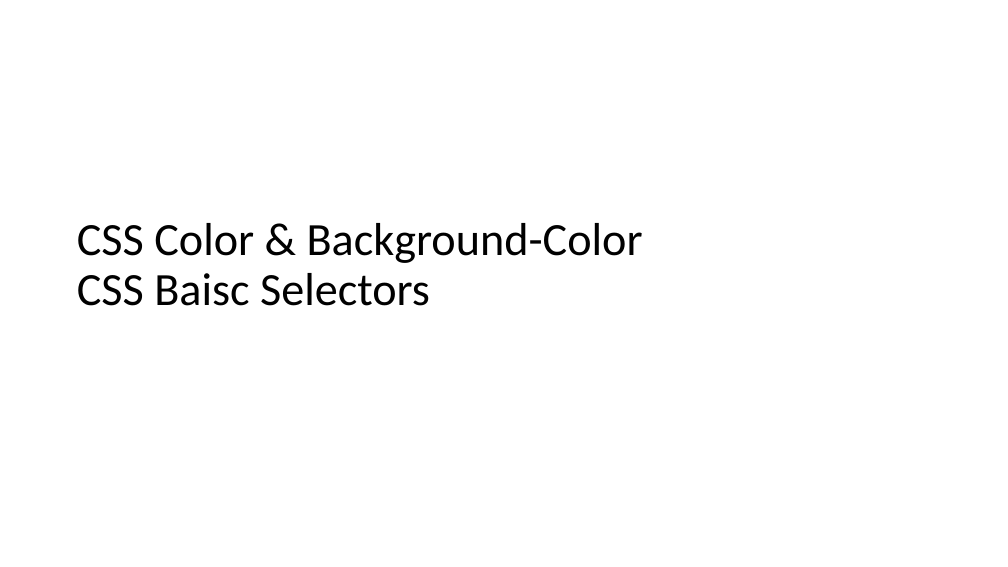
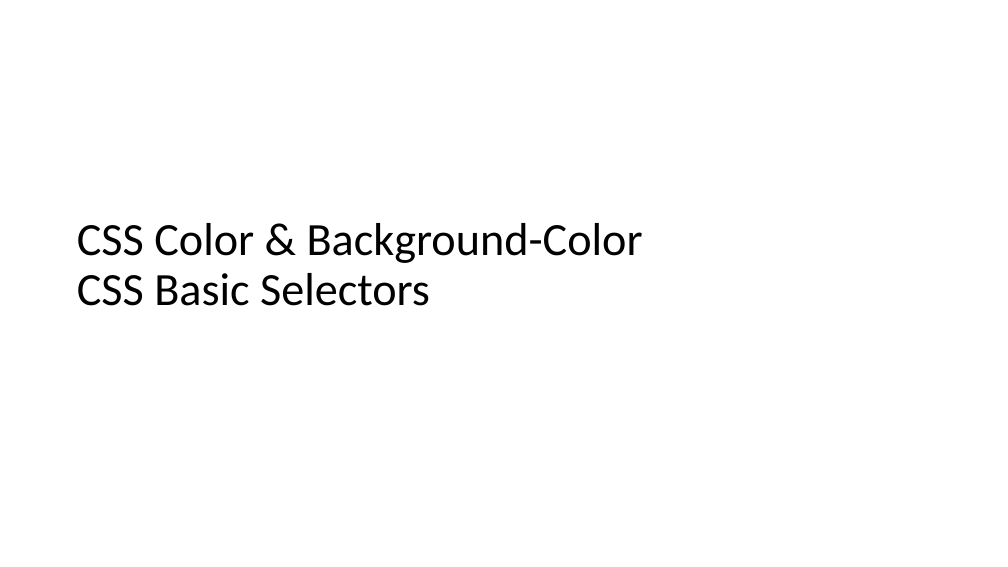
Before and after one commit to PiyushChaturvedii/Batch05, a slide deck: slide 8 of CSS3.pptx. Drawn at 1008x567 pixels with LibreOffice and Linux fonts; fonts in the diff are those of the drawing. Boxes give left, top, right and bottom in pixels: in the first picture for what was removed or moved away, otherwise in the second. Text is boxed around its words. In the diff, an @@ line names an element or a change of style, - is before the commit and + after.

```diff
--- a/CSS3.pptx
+++ b/CSS3.pptx
@@ title at box(77, 223, 643, 306): text changed @@
-CSS Color & Background-Color
-CSS Baisc Selectors
+CSS Color & Background-Color
+CSS Basic Selectors
```
Also in this commit, not shown: 5 slides added, 3 other files.
